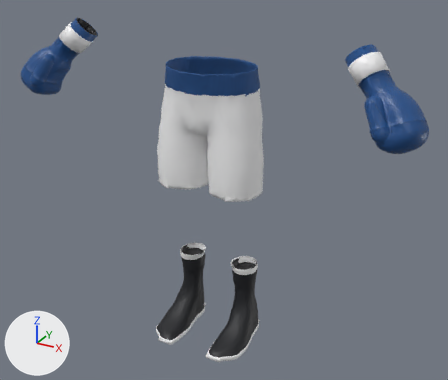
The glTF model public/coaches/nael/tenues/boxe.glb: old version first, new version second.
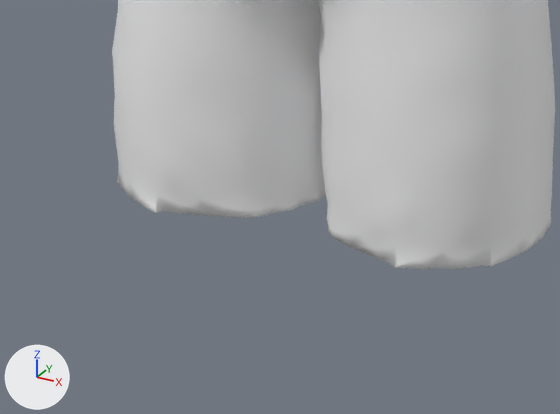
The first picture shows the older version from a 50 mm camera at (1.03, -1.804, 1.491) aimed at (0.046, -0.013, 0.596). The close-ups show the older and then the newer version on the part from 29% to 59% of the width and 36% to 62% of the height of that picture. Only the edits that show in the close-ups are written down. The axes (+X, +Y, +Z) are drawn at lower left. The lights are the same throughout. Where no turn or scale is listed for an object, it has been applied to the vertices. Vertices at exactly the same position are counted once.

The first close-up shows 'short-boxe'.
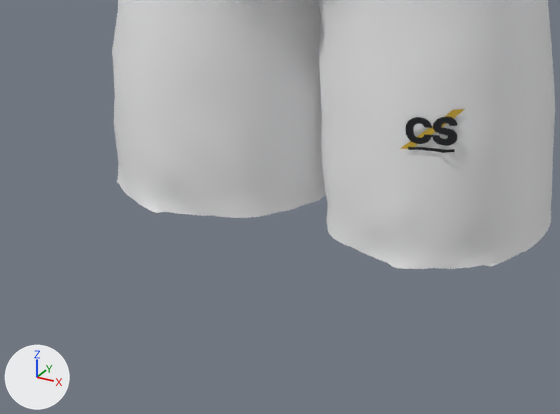
Boxes (x1, y1, x2, y2) around the edits, measured in the close-ups (560 x 414 px; the box of a moved part takes in the faces that stretch with it):
'logo-cs', added: after (400, 109, 465, 153)
part 1 of me_short_boxe, moved or reshaped: (118, 166, 551, 269) in both

What changed in the scene script:
```text
Add mat_logo_cs:
    mat_logo_cs = bpy.data.materials.new('logo-cs')
    mat_logo_cs.use_nodes = True; mat_logo_cs.node_tree.nodes.clear()
    _N = mat_logo_cs.node_tree.nodes; _L = mat_logo_cs.node_tree.links
    n0 = _N.new('ShaderNodeBsdfPrincipled'); n0.name = 'Principled BSDF'
    n1 = _N.new('ShaderNodeOutputMaterial'); n1.name = 'Material Output'
    n2 = _N.new('ShaderNodeVertexColor'); n2.name = 'Color Attribute'
    _L.new(n0.outputs[0], n1.inputs[0])  # 'BSDF' to 'Surface'
    _L.new(n2.outputs[0], n0.inputs[0])  # 'Color' to 'Base Color'
Change me_short_boxe:
    where me_short_boxe.from_pydata(...)  # 3132 vertices, 6268 faces; spans x -0.198..0.198, y -0.155..0.119, z -0.282..0.15
    used by ob_short_boxe; location = (0.0, 0.0, 0.8952)
    me_short_boxe part 1: 195 of 3132 vertices moved; they spanned x -0.196..0.196, y -0.133..0.08, z -0.282..-0.278 and now span x -0.196..0.196, y -0.133..0.078, z -0.282..-0.278; mean shift (0.0, 0.0, 0.0); largest move (0.074, -0.117, -0.279) -> (0.078, -0.118, -0.279)
Add me_logo:
    me_logo.from_pydata(...)  # 1105 vertices, 1780 faces; spans x 0.1193..0.1652, y -0.1309..-0.1077, z -0.1766..-0.142
    me_logo.materials.append(mat_logo_cs)
Add ob_logo_cs:
    ob_logo_cs = bpy.data.objects.new('logo-cs', me_logo)
    ob_logo_cs.location = (0.0, 0.0, 0.8952)
```
